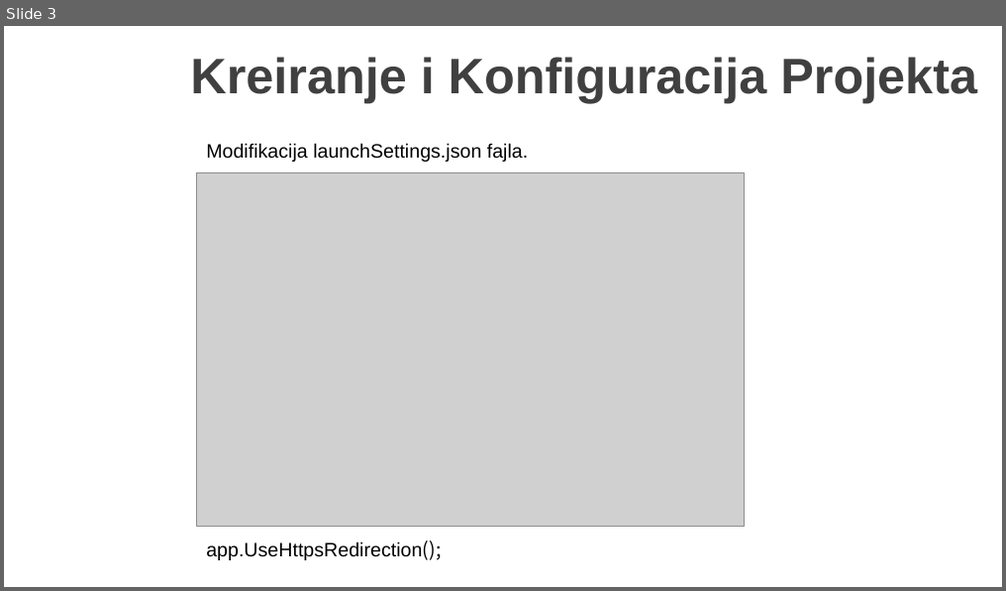
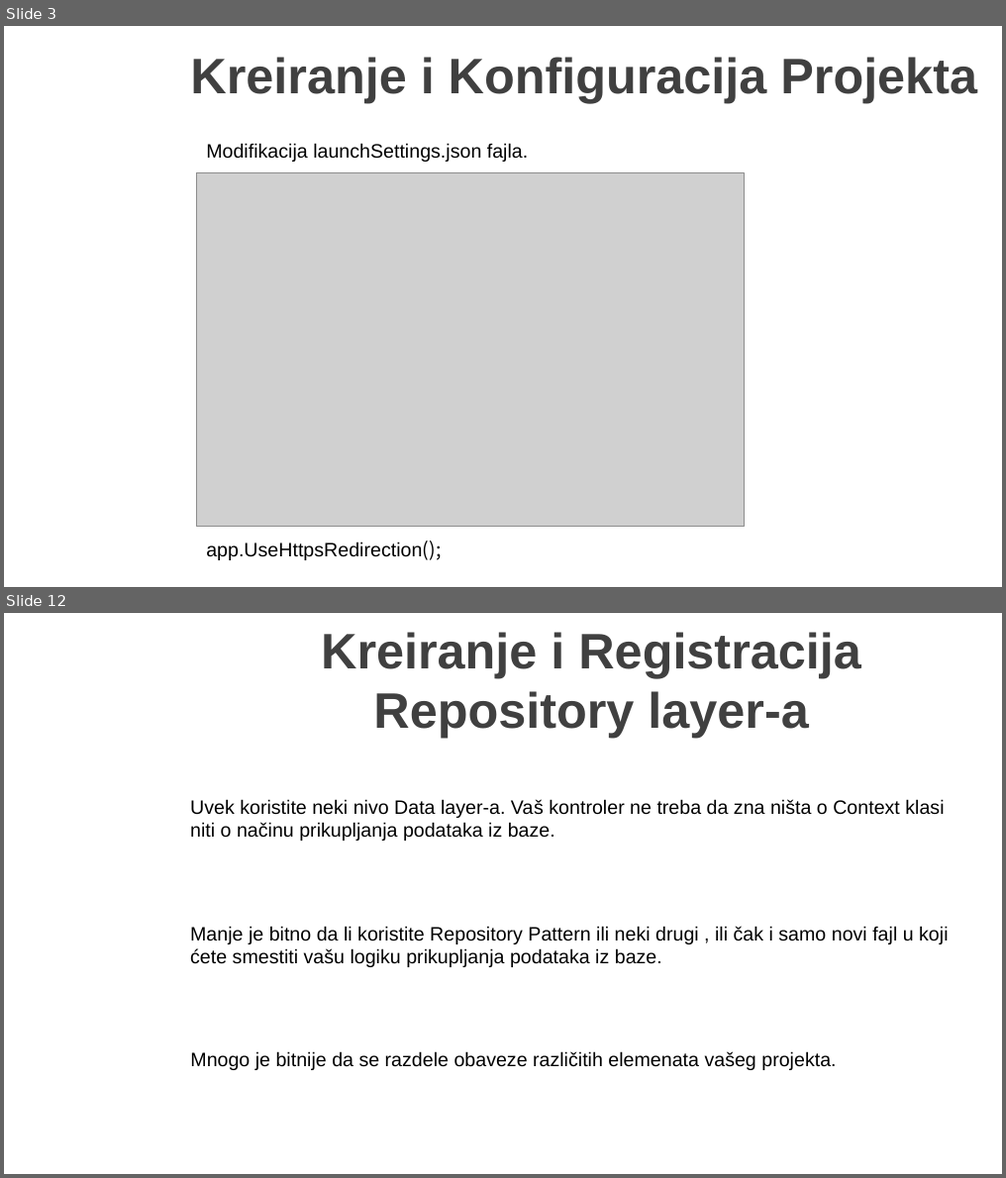
Before and after one commit to MarinkoSpasojevic/predavanje-netcore-angular, a slide deck: .NET Core i Angular Web Dev.pptx. Shown one above the other, each under a label of ours: slide 3 before the commit, slides 3 and 12 after it; the slides between them are not shown. The pictures are 1006x591 and 1006x1178 pixels, drawn with LibreOffice and Linux fonts; fonts in the diff are those of the drawing; grey boxes stand for pictures; background and template pictures are left out. Boxes give left, top, right and bottom in pixels: in the first picture for what was removed or moved away, otherwise in the second. Text is boxed around its words. In the diff, an @@ line names an element or a change of style, - is before the commit and + after.

```diff
--- a/.NET Core i Angular Web Dev.pptx
+++ b/.NET Core i Angular Web Dev.pptx
@@ slide 12 added at <box>4,613,1002,1174</box>, background picture (left out) @@
@@ title added at <box>321,632,861,738</box>, 36 pt, text #404040, bold @@
+Kreiranje i Registracija Repository layer-a
@@ text added at <box>190,799,944,841</box>, 14 pt, text #000000 @@
+Uvek koristite neki nivo Data layer-a. Vaš kontroler ne treba da zna ništa o Context klasi niti o načinu prikupljanja podataka iz baze.
@@ text added at <box>190,926,947,967</box>, 14 pt, text #000000 @@
+Manje je bitno da li koristite Repository Pattern ili neki drugi , ili čak i samo novi fajl u koji ćete smestiti vašu logiku prikupljanja podataka iz baze.
@@ text added at <box>190,1052,836,1070</box>, 14 pt, text #000000 @@
+Mnogo je bitnije da se razdele obaveze različitih elemenata vašeg projekta.
```
Also in this commit, not shown: 10 other slides added, 22 other files.
